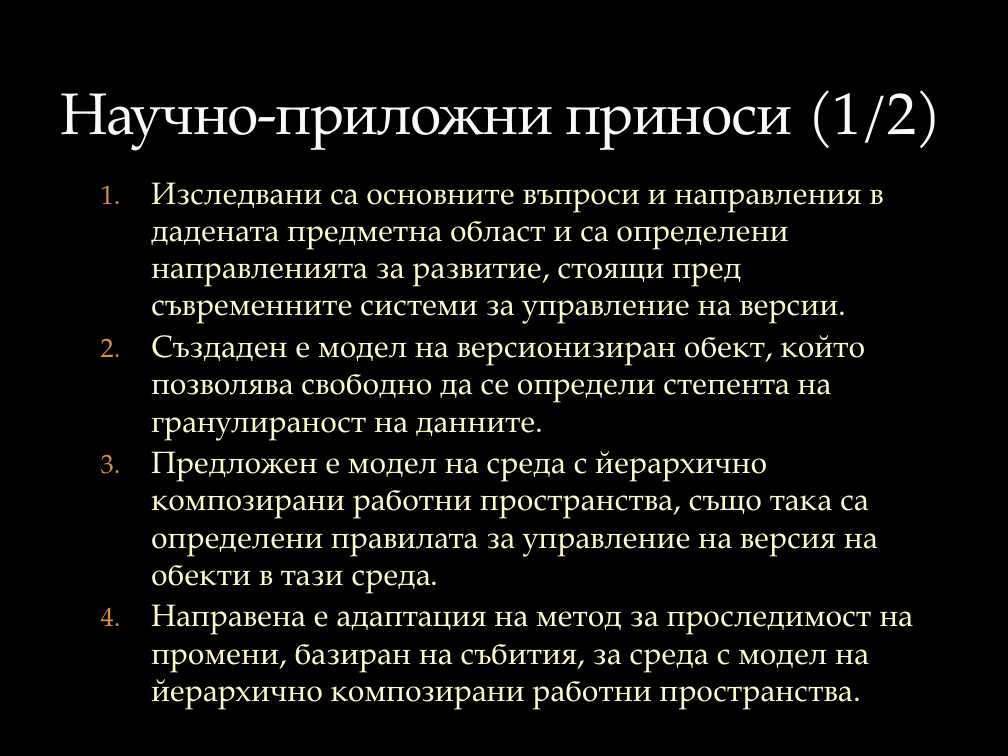
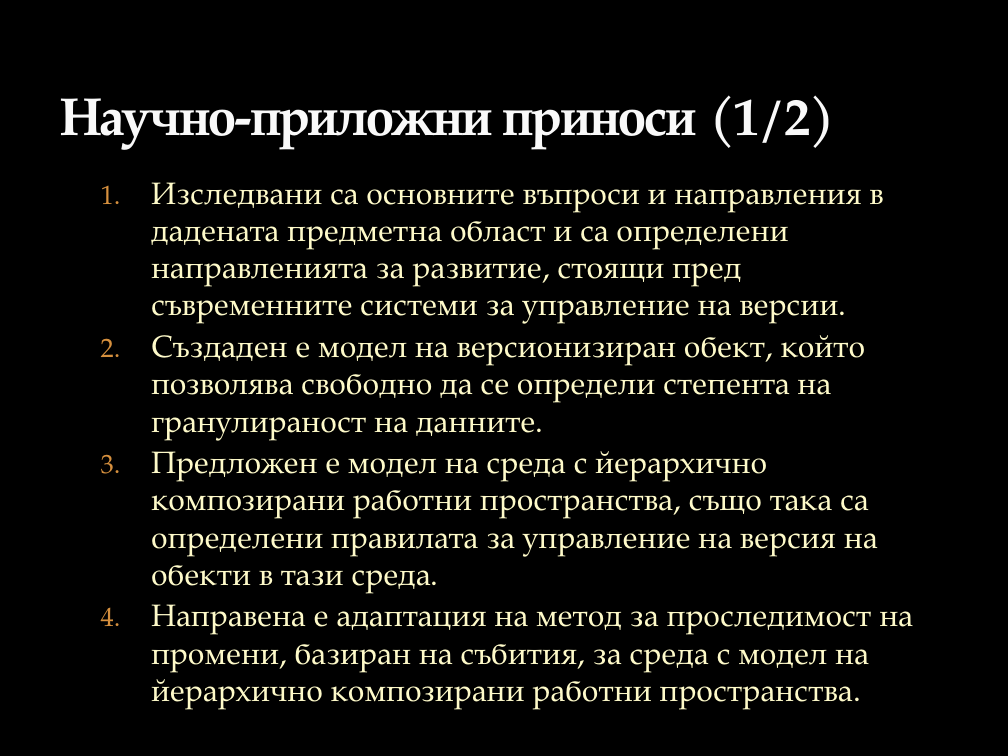
Before and after one commit to vjotov/versia, a slide deck: slide 11 of doc/Presentation.pptx. Drawn at 1008x756 pixels with LibreOffice and Linux fonts; fonts in the diff are those of the drawing; background and template pictures are left out. Boxes give left, top, right and bottom in pixels: in the first picture for what was removed or moved away, otherwise in the second. Text is boxed around its words. In the diff, an @@ line names an element or a change of style, - is before the commit and + after.

```diff
--- a/doc/Presentation.pptx
+++ b/doc/Presentation.pptx
@@ title "Научно-приложни приноси (1/2)" at [60, 95, 835, 149]: size 42 to 37.8 pt, bold on @@
```
Also in this commit, not shown: 9 other slides changed, 1 slide added, 1 slide removed, 2 other files.
